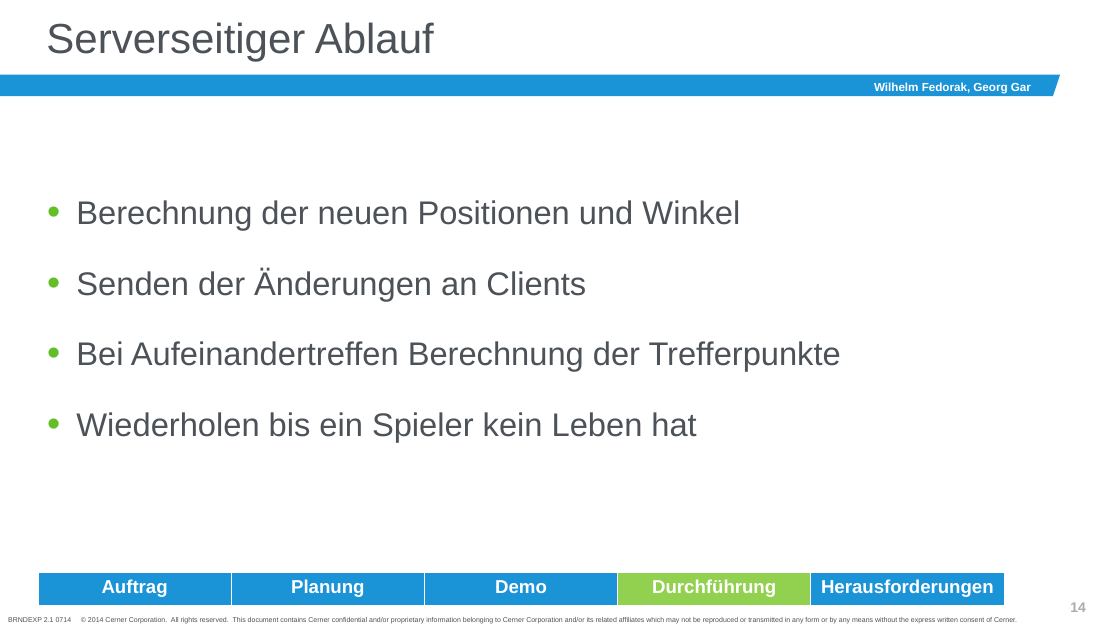
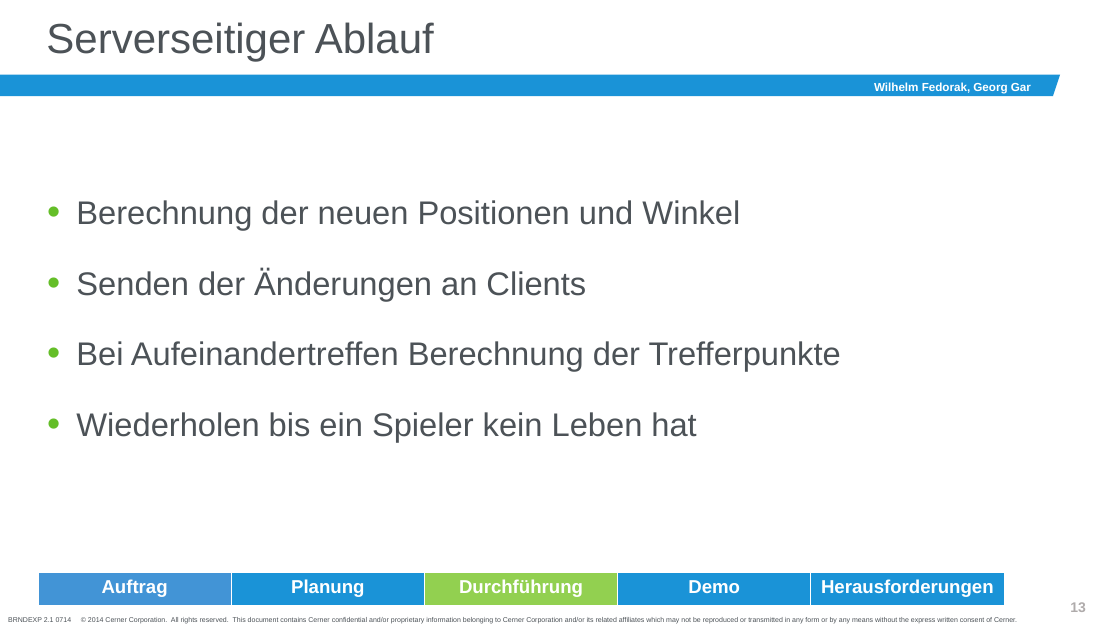
Before and after one commit to Georhelm/SchulProjekt, a slide deck: slide 14 of SchulProjektPräsentation.pptx (slide 15 before the commit). Drawn at 1120x630 pixels with LibreOffice and Linux fonts; fonts in the diff are those of the drawing; background and template pictures are left out. Boxes give left, top, right and bottom in pixels: in the first picture for what was removed or moved away, otherwise in the second. Text is boxed around its words. In the diff, an @@ line names an element or a change of style, - is before the commit and + after.

```diff
--- a/SchulProjektPräsentation.pptx
+++ b/SchulProjektPräsentation.pptx
@@ table at bbox=[38, 572, 1004, 607] @@
-row 1, column 3: Demo
+row 1, column 3: Durchführung
-row 1, column 4: Durchführung
+row 1, column 4: Demo
@@ fill #1A93D7 to #4294D6 in row 1, column 1 @@
@@ fill #1A93D7 to #92D050 in row 1, column 3 @@
@@ fill #92D050 to #1A93D7 in row 1, column 4 @@
@@ page number at bbox=[1070, 602, 1086, 612]: text changed @@
-14
+13
```
Also in this commit, not shown: 11 other slides changed.
